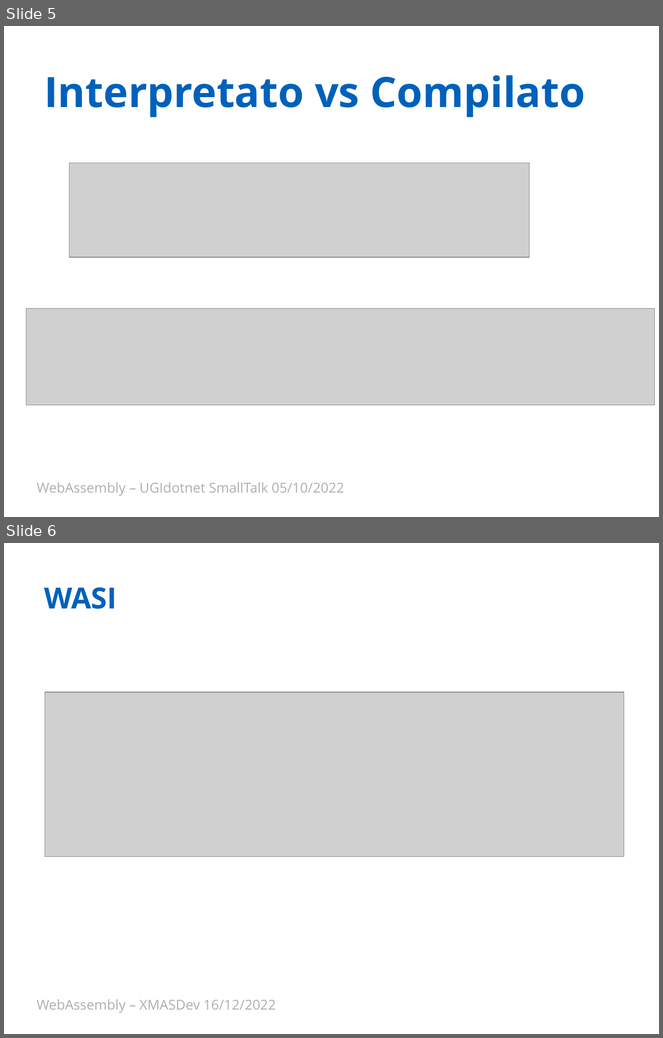
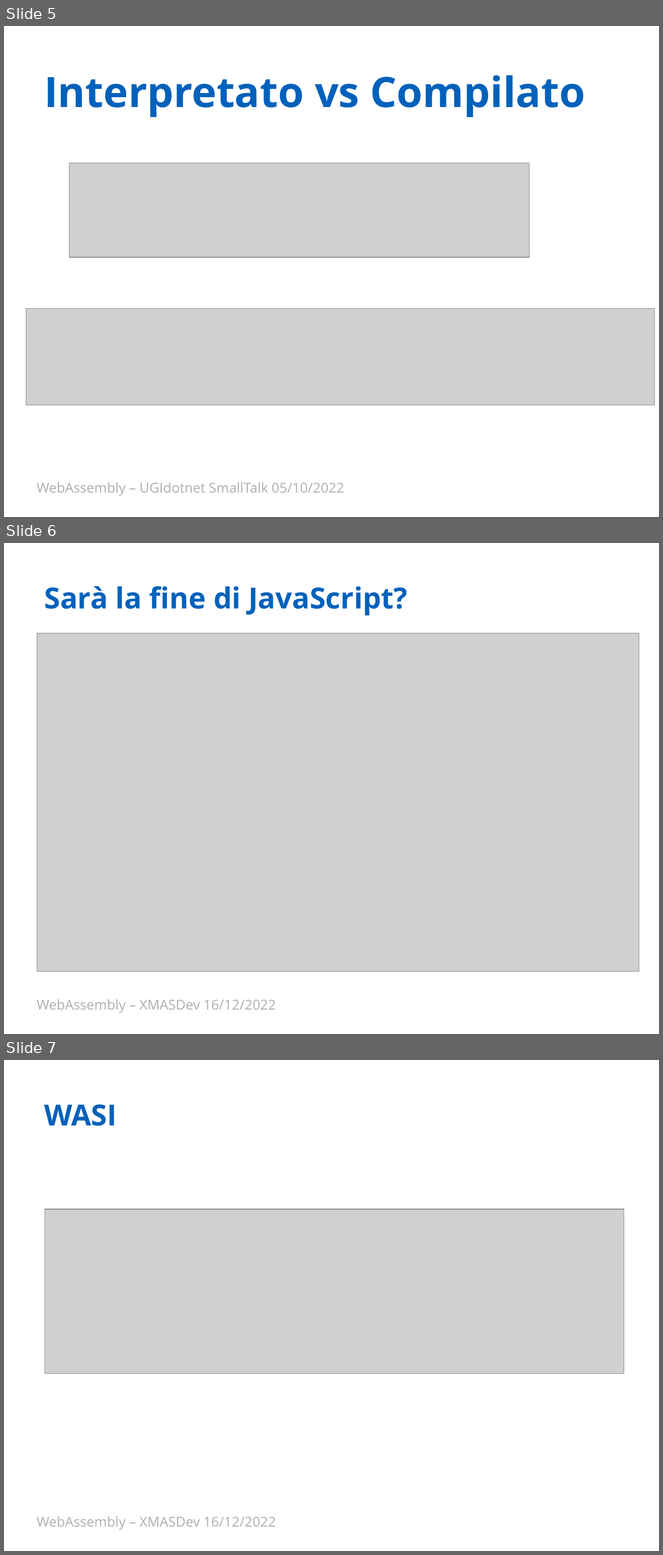
Before and after one commit to Ace68/slide, a slide deck: 2022/XMasDev/WebAssembly.pptx. Shown one above the other, each under a label of ours: slides 5 and 6 before the commit, slides 5, 6 and 7 after it. The pictures are 663x1038 and 663x1555 pixels, drawn with LibreOffice and Linux fonts; fonts in the diff are those of the drawing; grey boxes stand for pictures; background and template pictures are left out. Boxes give left, top, right and bottom in pixels: in the first picture for what was removed or moved away, otherwise in the second. Text is boxed around its words. In the diff, an @@ line names an element or a change of style, - is before the commit and + after.

Commit message:
Add slide WebAsebly vs JavaScript

```diff
--- a/2022/XMasDev/WebAssembly.pptx
+++ b/2022/XMasDev/WebAssembly.pptx
@@ slide 6 added at (4, 543, 659, 1034), background #FFFFFF @@
@@ title added at (44, 586, 408, 616), 32 pt, text #0061BB, bold @@
+Sarà la fine di JavaScript?
@@ picture added at (37, 633, 639, 971) @@
@@ text added at (37, 1000, 276, 1013), 15 pt, text #ADAFB4 @@
+WebAssembly – XMASDev 16/12/2022
@@ what was slide 6 is now slide 7 @@
```
Also in this commit, not shown: 1 slide changed.
